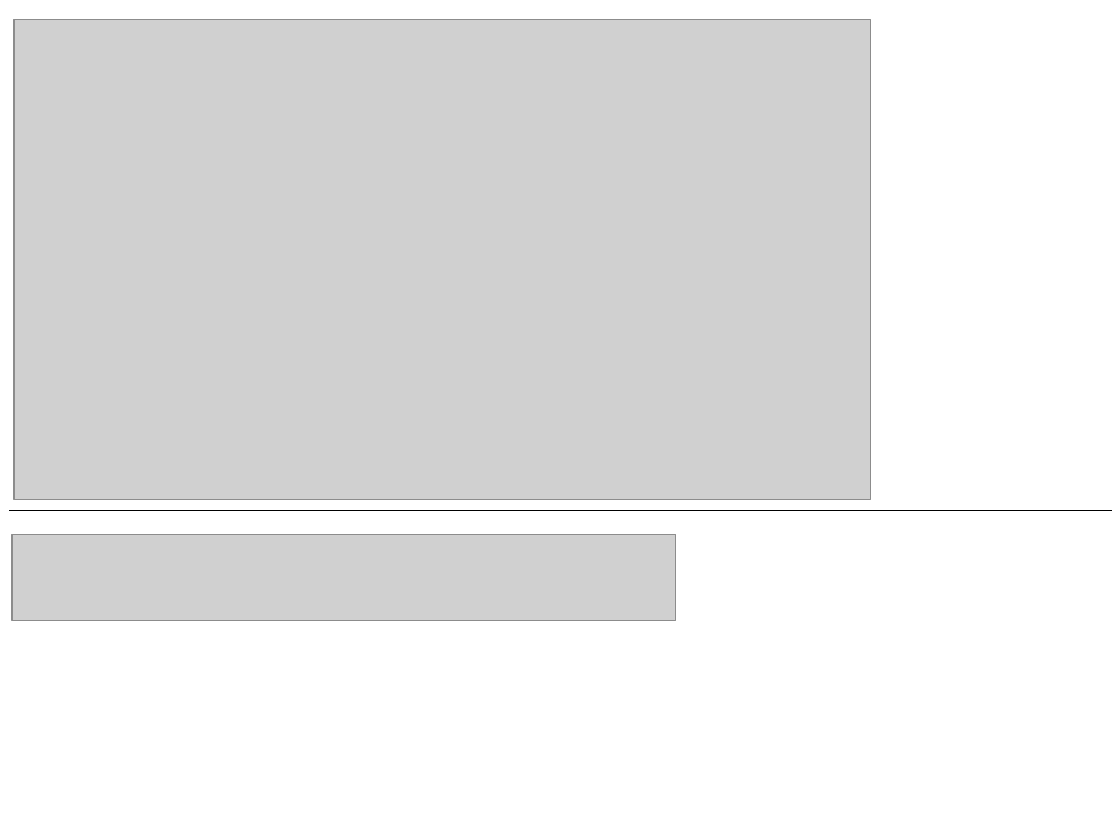
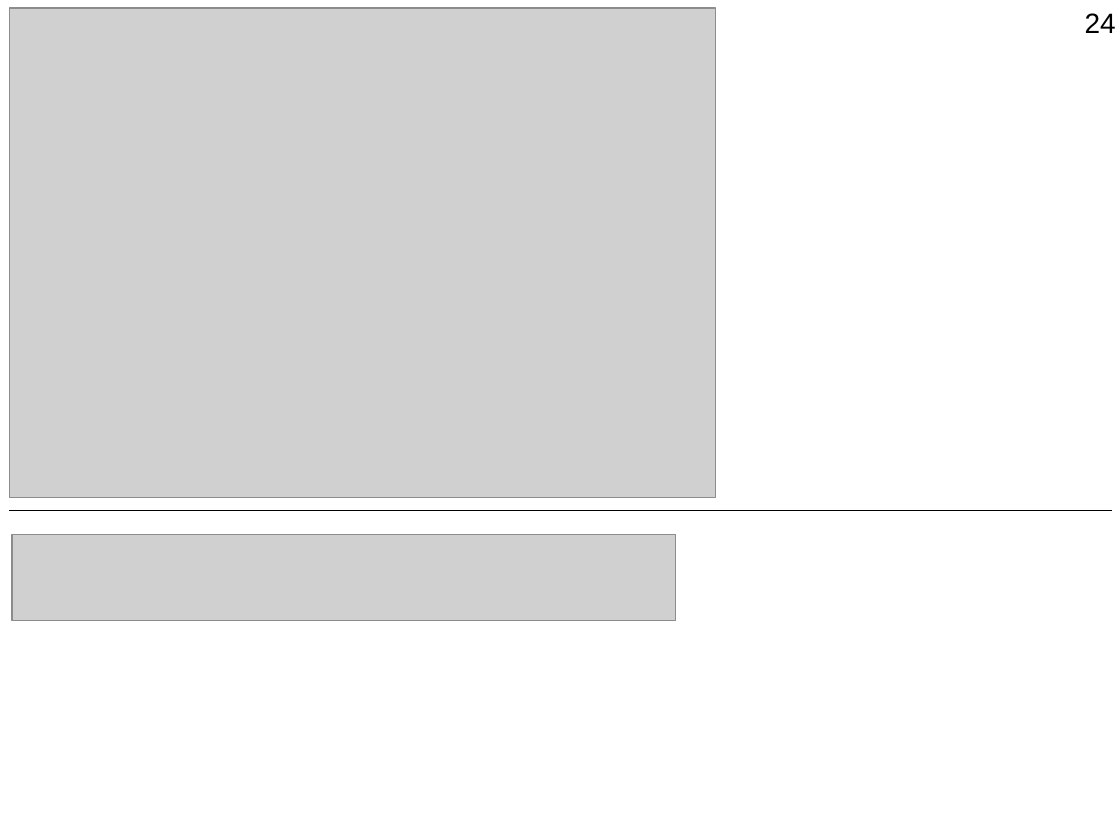
Before and after one commit to Jenyay/modelling, a slide deck: slide 24 of python language/presentations/07. Basic data structures. Dictionaries.odp. Drawn at 1120x840 pixels with LibreOffice and Linux fonts; fonts in the diff are those of the drawing; grey boxes stand for pictures. Boxes give left, top, right and bottom in pixels: in the first picture for what was removed or moved away, otherwise in the second. Text is boxed around its words. In the diff, an @@ line names an element or a change of style, - is before the commit and + after.

```diff
--- a/python language/presentations/07. Basic data structures. Dictionaries.odp
+++ b/python language/presentations/07. Basic data structures. Dictionaries.odp
@@ picture: place and size @@
-picture at bbox=[15, 20, 871, 500]
+picture at bbox=[9, 8, 716, 497]
@@ page number added at bbox=[1085, 13, 1116, 33], 18 pt, text #000000 @@
+24
```
Also in this commit, not shown: 36 other slides changed, 4 slides added, 4 slides removed, 5 other files.
